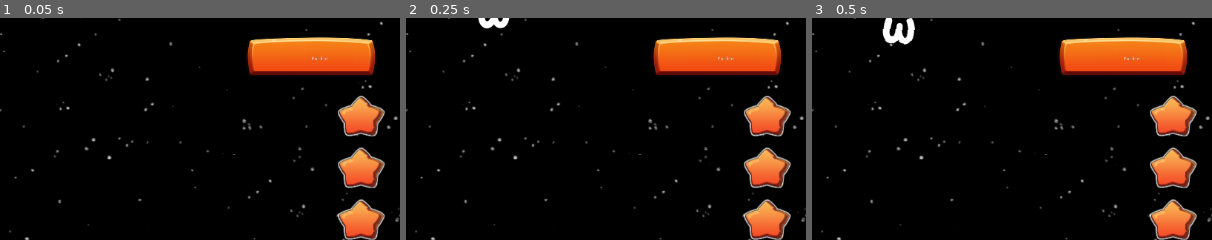
Above: before the commit, frames 1-3 (left to right).
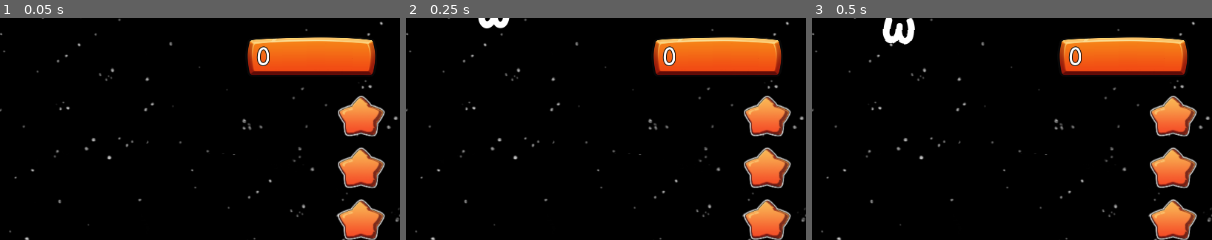
Above: after the commit, the same moments.

Repository: joschi1212/Buchstaben-Ueb-Spiel
Game: Godot game, scene res://main.tscn
Two runs of this game, one before a commit and one after it. Both use one fixed random seed, a clock stepped at 60 frames per second and the inputs below.
Inputs:
- Up to frame 1 (0.05 s): no input
- Up to frame 2 (0.25 s): no input
- Up to frame 3 (0.5 s): no input
The pictures show only the part of the screen within x 50-100%, y 0-50%; the shares and areas given below are measured in that part.

The runs differ from the first frame. In frame 1, 0.2% of the frame differs, in the area x 64-82%, y 12-22%; in frame 2, 0.2%; in frame 3, 0.2%.

Commit message:
add points

Diff:
--- a/godot/letter.gd
+++ b/godot/letter.gd
@@ -26,6 +26,7 @@
 	cannon = get_node("../../Cannon")
 	sound_player = get_node("../../Sounds")
 	laser_player = get_node("../../Laser")
+
 	connect("correct_letter_pressed", self, "_on_correct_letter_pressed")
 	connect("wrong_letter_pressed", self, "_on_wrong_letter_pressed")
 	connect("body_entered", self, "_on_body_entered")
@@ -68,6 +69,7 @@
 	laser_player.play_specific(0)
 
 
+
 func _on_correct_letter_pressed():
 	print("pressed correct letter!")
 	particles.emitting = 1
@@ -77,6 +79,7 @@
 	tween.start()
 	sound_player.play_specific(0)
 	laser_player.play_specific(0)
+
 
 
 
--- a/godot/letters.gd
+++ b/godot/letters.gd
@@ -6,8 +6,10 @@
 var letters : Array = ["A", "B", "C", "D", "E", "F", "G", "H", "I", "J", "K",
 "L", "M", "N", "O", "P", "Q", "R", "S", "T", "U", "V", "W", "X", "Y", "Z"]
 var letters_copy = letters.duplicate(true)
+var points : int = 0
 
 var audio_speech : AudioStreamPlayer2D
+var points_label : Label
 
 signal no_letters
 signal correct
@@ -15,7 +17,7 @@
 
 func _ready():
 	audio_speech = get_node("../Speech")
-	pass # Replace with function body.
+	points_label = get_node("../SpritePoints/Label")
 
 
 func _spawn_letters():
@@ -47,6 +49,8 @@
 
 func _on_correct_letter():
 	emit_signal("correct")
+	points += 10
+	points_label.text = str(points)
 
 func _on_letter_deleted():
 	print("Letter deleted from letters")
--- a/godot/main.tscn
+++ b/godot/main.tscn
@@ -6,6 +6,7 @@
 [ext_resource path="res://assets/sounds/correct.ogg" type="AudioStream" id=4]
 [ext_resource path="res://assets/sounds/wrong.ogg" type="AudioStream" id=5]
 [ext_resource path="res://assets/sounds/laser.ogg" type="AudioStream" id=6]
+[ext_resource path="res://assets/fonts/ChildrenSans.ttf" type="DynamicFontData" id=7]
 [ext_resource path="res://cannon.tscn" type="PackedScene" id=9]
 [ext_resource path="res://assets/images/Background.png" type="Texture" id=10]
 [ext_resource path="res://assets/images/Stern.png" type="Texture" id=11]
@@ -13,6 +14,13 @@
 
 [sub_resource type="RectangleShape2D" id=1]
 extents = Vector2( 513.761, 10 )
+
+[sub_resource type="DynamicFont" id=2]
+size = 76
+outline_size = 2
+outline_color = Color( 0, 0, 0, 1 )
+use_filter = true
+font_data = ExtResource( 7 )
 
 [node name="Main" type="Sprite"]
 position = Vector2( 540, 300 )
@@ -71,10 +79,12 @@
 texture = ExtResource( 12 )
 
 [node name="Label" type="Label" parent="SpritePoints"]
-margin_right = 40.0
-margin_bottom = 14.0
-text = "Punkte
-"
+margin_left = -147.813
+margin_top = -34.2793
+margin_right = 10.187
+margin_bottom = 42.7207
+custom_fonts/font = SubResource( 2 )
+text = "0"
 __meta__ = {
 "_edit_use_anchors_": false
 }
Not shown: 1 places in godot/main.tscn that only renumber resources
